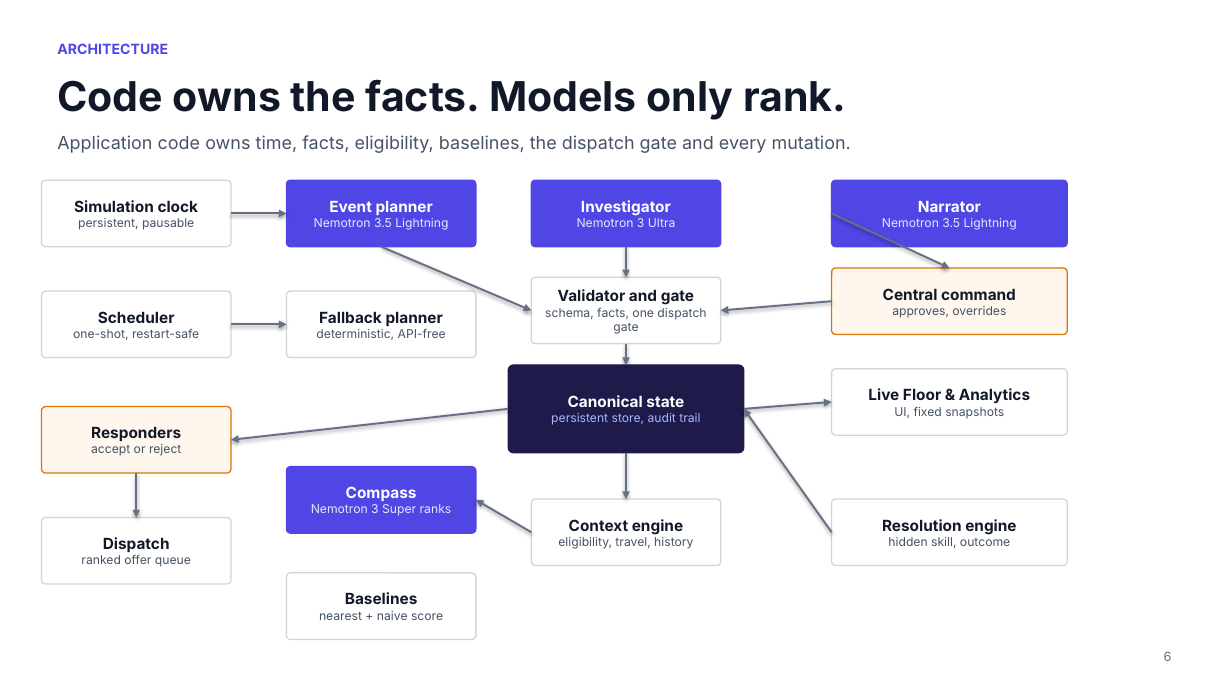
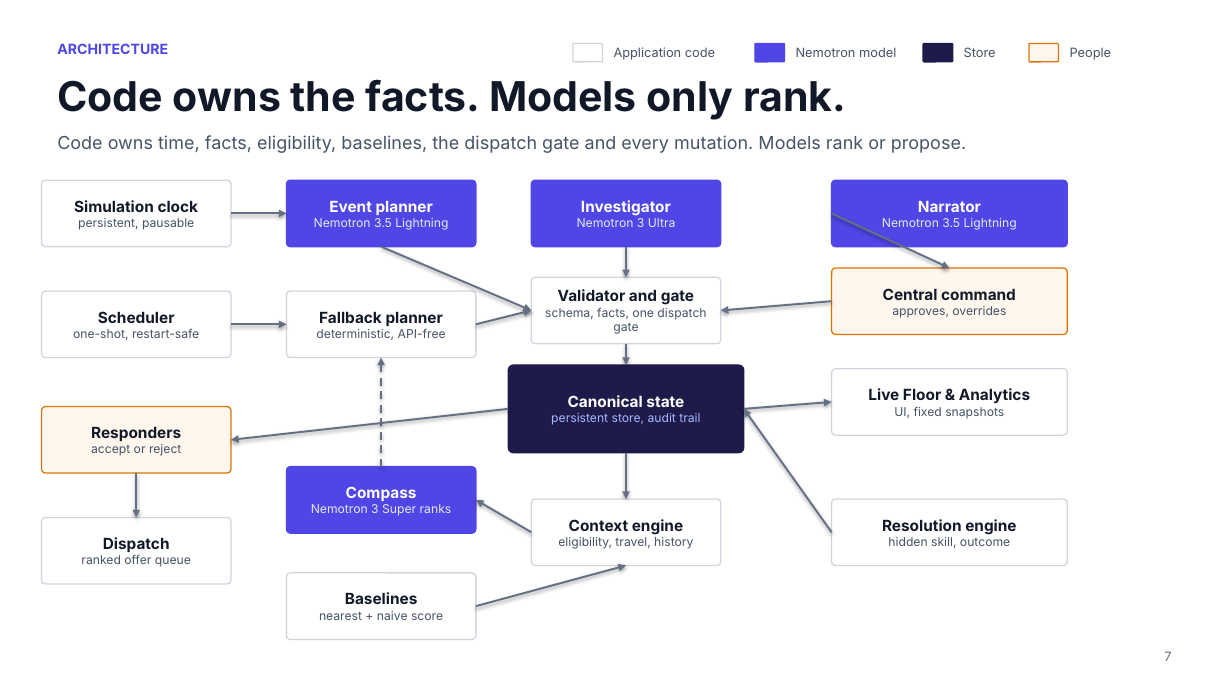
Before and after one commit to e8aura-makodev58/nebius-compass, a slide deck: slide 7 of docs/nebius/deck/ResponseCompass-nebius-deck.pptx (slide 6 before the commit). Drawn at 1232x693 pixels with LibreOffice and Linux fonts; fonts in the diff are those of the drawing; background and template pictures are left out. Boxes give left, top, right and bottom in pixels: in the first picture for what was removed or moved away, otherwise in the second. Text is boxed around its words. In the diff, an @@ line names an element or a change of style, - is before the commit and + after.

```diff
--- a/docs/nebius/deck/ResponseCompass-nebius-deck.pptx
+++ b/docs/nebius/deck/ResponseCompass-nebius-deck.pptx
@@ rounded rectangle added at bbox=[573, 43, 603, 62], fill #FFFFFF, outline #D0D5DD 1 pt @@
@@ text added at bbox=[614, 47, 715, 60], 10 pt, text #475467 @@
+Application code
@@ rounded rectangle added at bbox=[755, 43, 785, 62], fill #4F46E5, outline #4F46E5 1 pt @@
@@ text added at bbox=[796, 47, 896, 57], 10 pt, text #475467 @@
+Nemotron model
@@ rounded rectangle added at bbox=[923, 43, 953, 62], fill #1E1B4B, outline #1E1B4B 1 pt @@
@@ text added at bbox=[964, 47, 996, 57], 10 pt, text #475467 @@
+Store
@@ rounded rectangle added at bbox=[1029, 43, 1058, 62], fill #FFF7ED, outline #D97706 1 pt @@
@@ text added at bbox=[1070, 47, 1112, 60], 10 pt, text #475467 @@
+People
@@ text at bbox=[57, 135, 966, 153]: text changed @@
-Application code owns time, facts, eligibility, baselines, the dispatch gate and every mutation.
+Code owns time, facts, eligibility, baselines, the dispatch gate and every mutation. Models rank or propose.
@@ arrow added from (476, 324) to (531, 311), #667085 1.5 pt @@
@@ arrow added from (381, 467) to (381, 358), #667085 1.5 pt dashed @@
@@ arrow added from (476, 606) to (626, 566), #667085 1.5 pt @@
@@ text at bbox=[1164, 651, 1171, 661]: text changed @@
-6
+7
```
Also in this commit, not shown: 17 other slides changed, 1 slide added, 2 other files.
